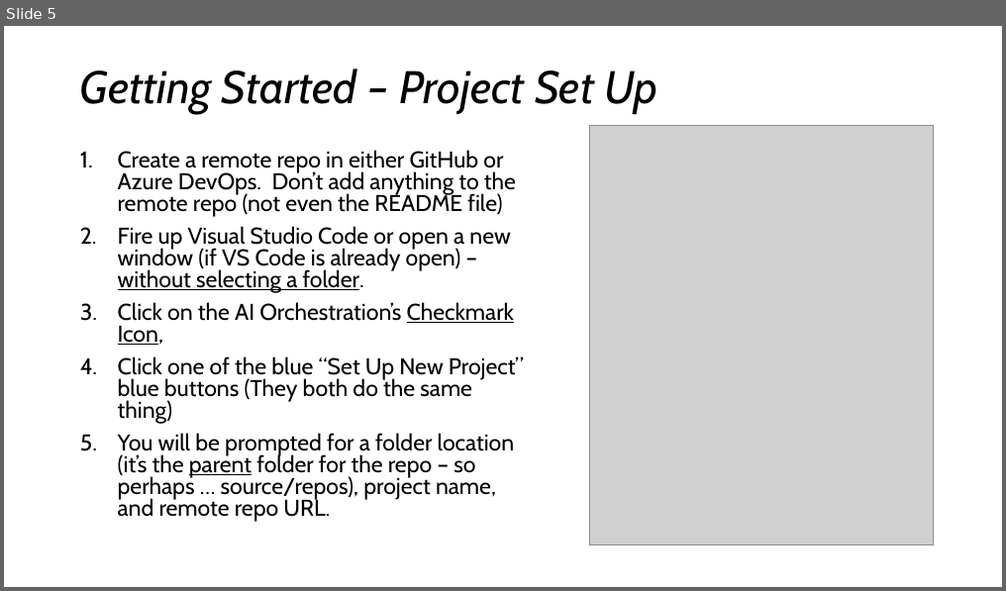
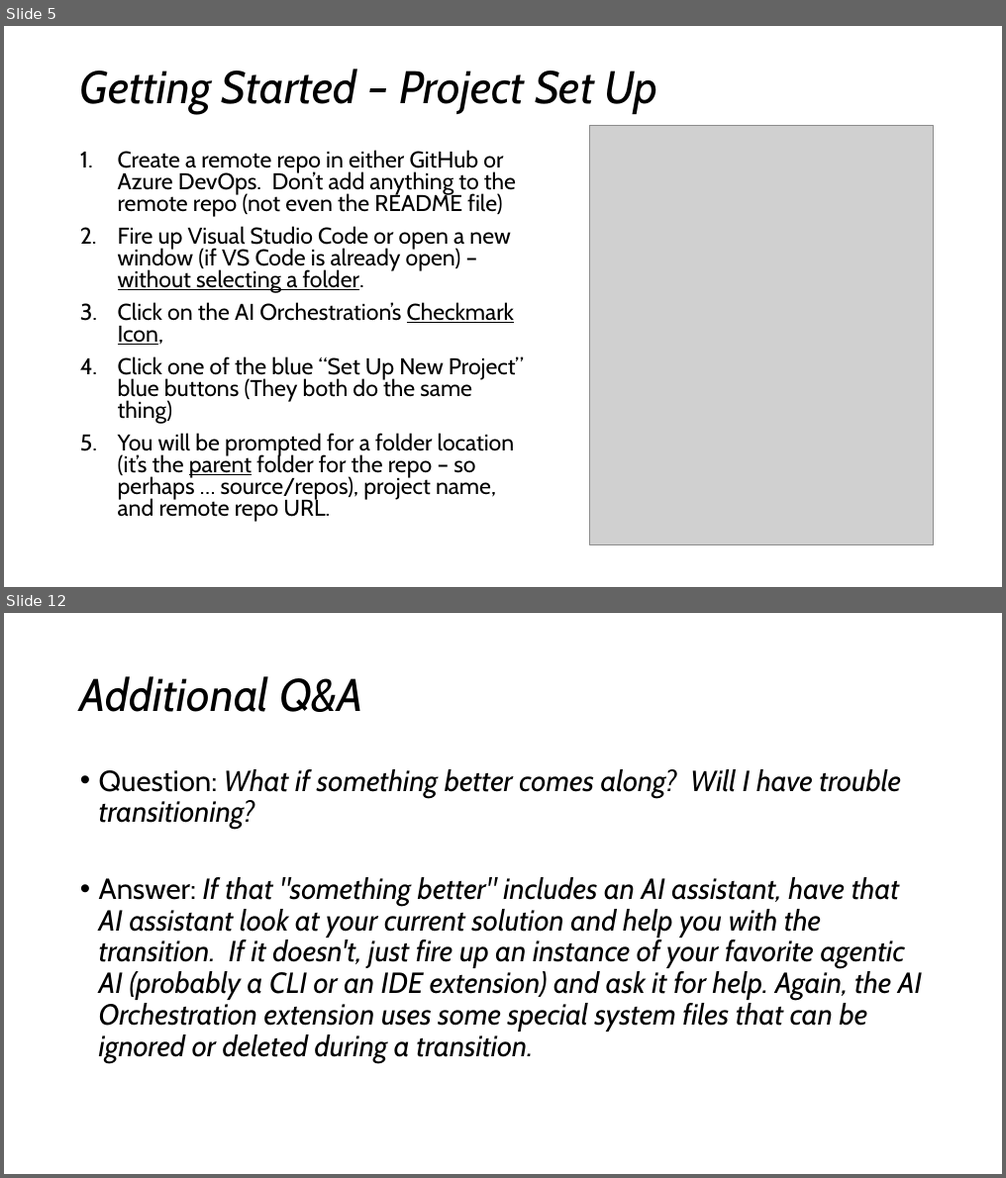
Before and after one commit to darndestdabbler/dabbler-ai-orchestration, a slide deck: docs/onboarding/ai-orchestration.pptx. Shown one above the other, each under a label of ours: slide 5 before the commit, slides 5 and 12 after it; the slides between them are not shown. The pictures are 1006x591 and 1006x1178 pixels, drawn with LibreOffice and Linux fonts; fonts in the diff are those of the drawing; grey boxes stand for pictures. Boxes give left, top, right and bottom in pixels: in the first picture for what was removed or moved away, otherwise in the second. Text is boxed around its words. In the diff, an @@ line names an element or a change of style, - is before the commit and + after.

```diff
--- a/docs/onboarding/ai-orchestration.pptx
+++ b/docs/onboarding/ai-orchestration.pptx
@@ slide 12 added at (x1=4, y1=613, x2=1002, y2=1174), background #FFFFFF @@
@@ title added at (x1=80, y1=676, x2=363, y2=712), 44 pt, text #000000, italic @@
+Additional Q&A
@@ text added at (x1=99, y1=769, x2=922, y2=1063), 28 pt, text #000000, italic @@
+• Question: What if something better comes along? Will I have trouble transitioning?
+• Answer: If that "something better" includes an AI assistant, have that AI assistant look at your current solution and help you with the transition. If it doesn't, just fire up an instance of your favorite agentic AI (probably a CLI or an IDE extension) and ask it for help. Again, the AI Orchestration extension uses some special system files that can be ignored or deleted during a transition.
```
Also in this commit, not shown: 7 other slides added, 1 other file.
